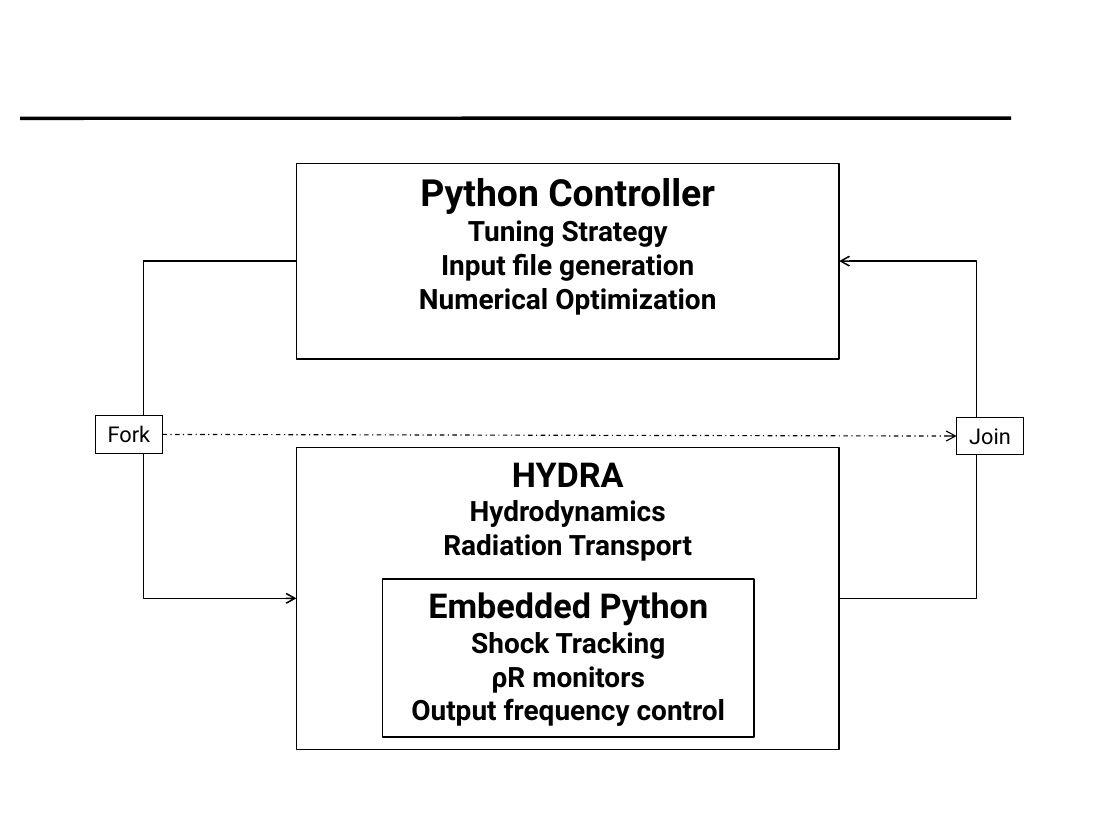
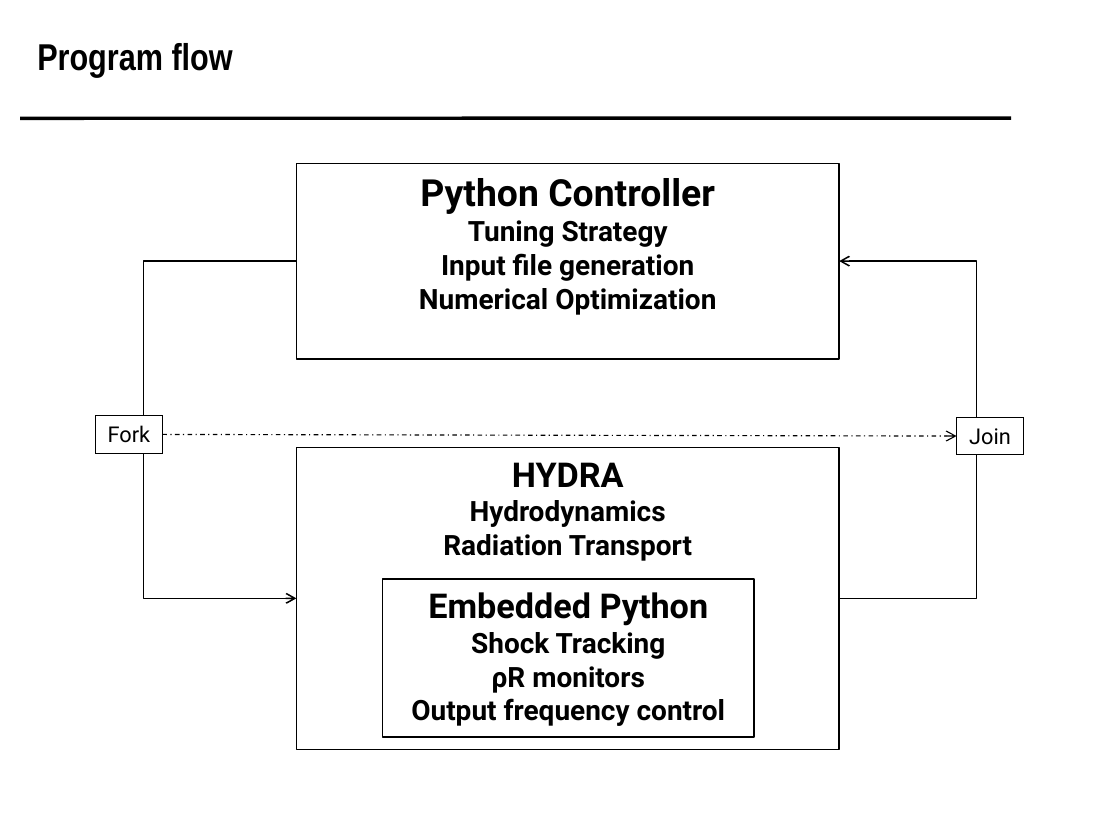
Before and after one commit to scipy-conference/scipy_proceedings, a slide deck: slide 9 of papers/koningterry/slides.pptx. Drawn at 1120x840 pixels with LibreOffice and Linux fonts; fonts in the diff are those of the drawing; background and template pictures are left out. Boxes give left, top, right and bottom in pixels: in the first picture for what was removed or moved away, otherwise in the second. Text is boxed around its words. In the diff, an @@ line names an element or a change of style, - is before the commit and + after.

```diff
--- a/papers/koningterry/slides.pptx
+++ b/papers/koningterry/slides.pptx
@@ title added at (37, 43, 233, 77), 24 pt, text #000000, bold @@
+Program flow
```
Also in this commit, not shown: 1 other slide changed.
